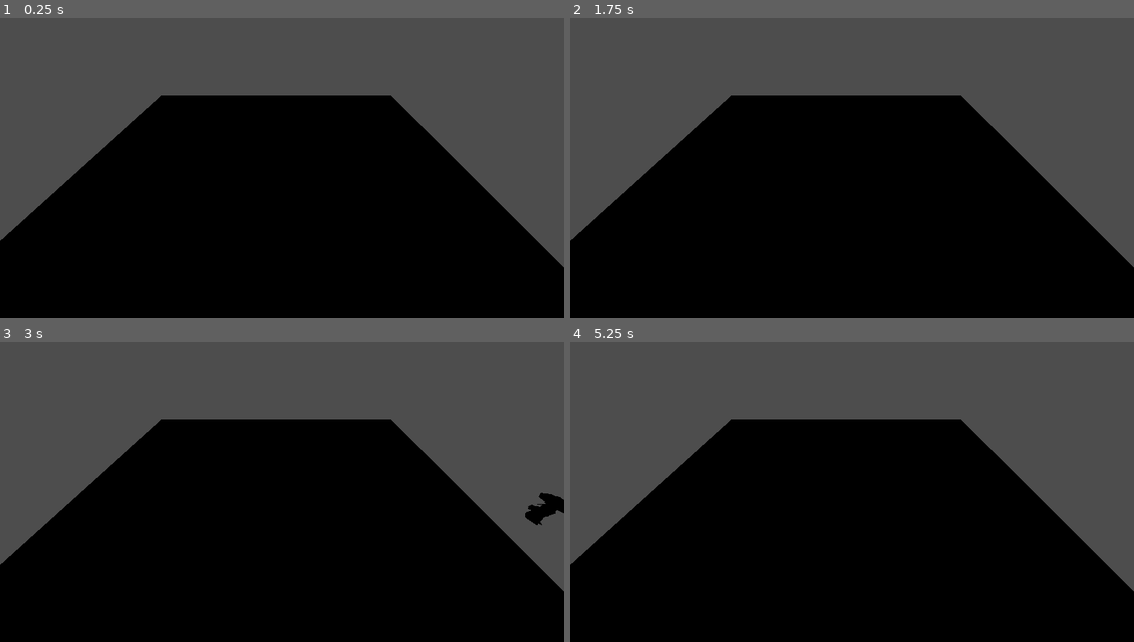
Above: before the commit, frames 1-4 (two rows, left to right).
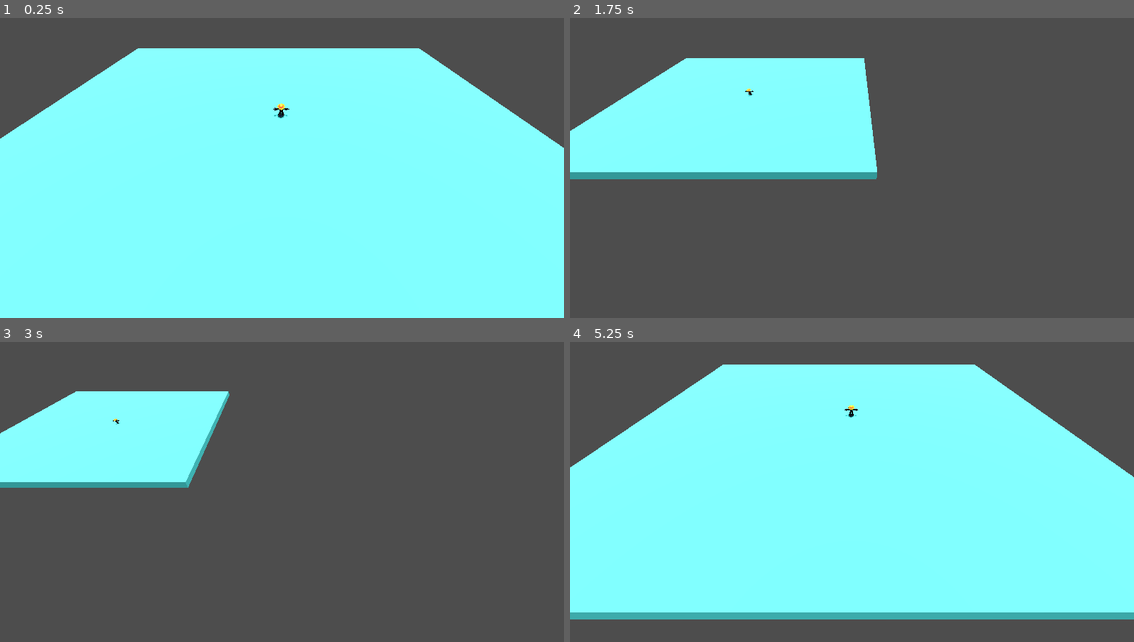
Above: after the commit, the same moments.

Repository: LADsy8/Super_Duper_Faction_Mini
Game: Godot game, scene res://game.tscn
Same seed, same stepped clock (60 frames per second), same inputs: the game is played once before the commit and once after it.
Inputs (mouse positions are in pixels of both pictures, inside the frame that each line leads up to):
- Up to frame 1 (0.25 s): no input
- Up to frame 2 (1.75 s): tap Enter at 0.5 s; move the mouse to (976, 144) at 0.52 s; hold Right (ui_right) 0.53-1.28 s; tap Mouse wheel up (camera_zoom_in, bound only after the commit) at 0.6, 1.55 s; click (976, 144) at 0.67 s; tap Mouse wheel down (camera_zoom_out, bound only after the com… at 0.8, 1.35 s; move the mouse to (739, 177) at 1.27 s; hold Down (ui_down) from 1.28 s (still down); click (739, 177) at 1.42 s
- Up to frame 3 (3 s): move the mouse to (338, 414) at 2.02 s; release Down (ui_down) at 2.03 s; hold Right (ui_right) 2.03-2.78 s; tap Mouse wheel up (camera_zoom_in, bound only after the commit) at 2.1 s; click (338, 414) at 2.17 s; tap Mouse wheel down (camera_zoom_out, bound only after the com… at 2.3, 2.85 s; move the mouse to (253, 546) at 2.77 s; hold Up (ui_up) from 2.78 s (still down); click (253, 546) at 2.92 s
- Up to frame 4 (5.25 s): tap Mouse wheel up (camera_zoom_in, bound only after the commit) at 3.05, 3.6, 4.55, 5.1 s; move the mouse to (1021, 531) at 3.52 s; release Up (ui_up) at 3.53 s; hold Left (ui_left) 3.53-5.03 s; click (1021, 531) at 3.67 s; tap Mouse wheel down (camera_zoom_out, bound only after the com… at 3.8, 4.35 s; move the mouse to (682, 435) at 4.27 s; click (682, 435) at 4.42 s; move the mouse to (880, 483) at 5.02 s; hold Down (ui_down) from 5.03 s (still down); click (880, 483) at 5.17 s

The runs differ from the first frame. In frame 1, 82% of the frame differs, in the area x 0-100%, y 10-100%; in frame 2, 68%; in frame 3, 67%; in frame 4, 83%, in the area x 0-100%, y 7-100%.

Commit message:
0.0.0.3 Camera Ajout
-Ajout d'une camera q'on peux controler avec les fleche du clavier

Diff:
--- /dev/null
+++ b/Scene_Outils/isometric_camera.gd
@@ -0,0 +1,58 @@
+extends Node3D
+
+#camera_move
+@export_range(0,100,1) var vitesse_camera:float = 20.0
+
+#camera_zoom
+var camera_zoom_direction:float = 0
+@export_range(0,100,1) var camera_zoom_speed = 40.0
+@export_range(0,100,1) var camera_zoom_min = 10.0
+@export_range(0,100,1) var camera_zoom_max = 25.0
+@export_range(0,2,1) var camera_zoom_speed_damp:float = 0.92
+
+#Flags
+var camera_peut_process:bool = true;
+var camera_peut_bouge_base:bool = true;
+var camera_peut_zoom:bool = true;
+
+#Node
+@onready var camera_Socket:Node3D = $SocketDeCamera
+@onready var camera:Node3D = $SocketDeCamera/Camera3D
+
+
+func _ready() -> void:
+	pass
+
+func _process(delta:float) -> void:
+	if !camera_peut_process:return;
+
+	camera_fais_bouge_base(delta);
+	camera_zoom_update(delta);
+
+func _unhandled_input(event:InputEvent) -> void:
+	#Camera zoom
+
+	if event.is_action("camera_zoom_in"):
+		camera_zoom_direction = -1
+	elif event.is_action("camera_zoom_out"):
+		camera_zoom_direction = 1
+
+
+	#Bouge la base de la camera avec les flèche
+func camera_fais_bouge_base(delta:float) -> void:
+	if !camera_peut_bouge_base:return
+	var velocity_direction:Vector3 = Vector3.ZERO
+
+	if Input.is_action_pressed("camera_Avant"):		velocity_direction -= transform.basis.z
+	if Input.is_action_pressed("camera_Arrière"):	 velocity_direction += transform.basis.z
+	if Input.is_action_pressed("camera_Gauche"):	 velocity_direction -= transform.basis.x
+	if Input.is_action_pressed("camera_Droite"):	 velocity_direction += transform.basis.x
+
+	position += velocity_direction.normalized() * delta * vitesse_camera;
+
+func camera_zoom_update(delta:float) -> void:
+	if !camera_peut_zoom:return
+
+	var new_zoom:float = clamp(camera.position.z + camera_zoom_speed * camera_zoom_direction * delta, camera_zoom_min, camera_zoom_max)
+	camera.position.z = new_zoom
+	camera_zoom_direction *= camera_zoom_speed_damp
--- a/Scene_Outils/isometric_camera.tscn
+++ b/Scene_Outils/isometric_camera.tscn
@@ -1,6 +1,12 @@
-[gd_scene format=3 uid="uid://bnlsj3gw5bmq6"]
+[gd_scene load_steps=2 format=3 uid="uid://bnlsj3gw5bmq6"]
 
-[node name="Isometric_Camera" type="Node3D"]
+[ext_resource type="Script" path="res://Scene_Outils/isometric_camera.gd" id="1_sgadi"]
 
-[node name="Camera3D" type="Camera3D" parent="."]
-transform = Transform3D(1, 0, 0, 0, 0.906308, 0.422618, 0, -0.422618, 0.906308, 0, 0, 0)
+[node name="BaseDeCamera" type="Node3D"]
+script = ExtResource("1_sgadi")
+
+[node name="SocketDeCamera" type="Node3D" parent="."]
+transform = Transform3D(1, 0, 0, 0, 0.707107, 0.707107, 0, -0.707107, 0.707107, 0, 2.26454, 0)
+
+[node name="Camera3D" type="Camera3D" parent="SocketDeCamera"]
+transform = Transform3D(1, 0, 0, 0, 1, 0, 0, 0, 1, 0, 0, 0)
--- a/Scene_Personnage/Wizard_Gars.gd
+++ b/Scene_Personnage/Wizard_Gars.gd
@@ -7,20 +7,20 @@
 var gravity = ProjectSettings.get_setting("physics/3d/default_gravity")
 
 
-func _physics_process(delta):
+#func _physics_process() -> void:
 
-	# Get the input direction and handle the movement/deceleration.
-	# As good practice, you should replace UI actions with custom gameplay actions.
-	var input_dir = Input.get_vector("ui_left", "ui_right", "ui_up", "ui_down")
-	var direction = (transform.basis * Vector3(input_dir.x, 0, input_dir.y)).normalized()
-	if direction:
-		velocity.x = direction.x * SPEED
-		velocity.z = direction.z * SPEED
-	else:
-		velocity.x = move_toward(velocity.x, 0, SPEED)
-		velocity.z = move_toward(velocity.z, 0, SPEED)
-
-	move_and_slide()
+#	# Get the input direction and handle the movement/deceleration.
+#	# As good practice, you should replace UI actions with custom gameplay actions.
+#	var input_dir = Input.get_vector("ui_left", "ui_right", "ui_up", "ui_down")
+#	var direction = (transform.basis * Vector3(input_dir.x, 0, input_dir.y)).normalized()
+#	if direction:
+#		velocity.x = direction.x * SPEED
+#		velocity.z = direction.z * SPEED
+#	else:
+#		velocity.x = move_toward(velocity.x, 0, SPEED)
+#		velocity.z = move_toward(velocity.z, 0, SPEED)
+#
+#	move_and_slide()
 
 
 func _on_input_event(camera, event, position, normal, shape_idx):
--- a/game.tscn
+++ b/game.tscn
@@ -1,20 +1,34 @@
-[gd_scene load_steps=7 format=3 uid="uid://bpt3t27bygcjo"]
+[gd_scene load_steps=9 format=3 uid="uid://bpt3t27bygcjo"]
 
 [ext_resource type="PackedScene" uid="uid://bfcskv06l5knu" path="res://Scene_Personnage/Wizard_Gars.tscn" id="1_up4ju"]
 [ext_resource type="PackedScene" uid="uid://bnlsj3gw5bmq6" path="res://Scene_Outils/isometric_camera.tscn" id="2_66frt"]
 [ext_resource type="Script" path="res://Scene_Personnage/Wizard_Gars.gd" id="2_ho1tn"]
 
+[sub_resource type="Environment" id="Environment_nrd6v"]
+ambient_light_color = Color(0.643137, 0.529412, 0.254902, 1)
+
+[sub_resource type="CameraAttributesPractical" id="CameraAttributesPractical_peyti"]
+
 [sub_resource type="BoxShape3D" id="BoxShape3D_76lsa"]
-size = Vector3(15.0192, 1, 11.5905)
+size = Vector3(15.0192, 1, 12)
 
 [sub_resource type="BoxMesh" id="BoxMesh_vnieo"]
 
 [sub_resource type="StandardMaterial3D" id="StandardMaterial3D_36omo"]
 albedo_color = Color(0.392157, 1, 1, 1)
 
-[node name="Node3D" type="Node3D"]
+[node name="World" type="Node3D"]
+
+[node name="DirectionalLight3D" type="DirectionalLight3D" parent="."]
+transform = Transform3D(0.997932, -0.00635738, 0.0639575, -0.0636922, 0.0356199, 0.997334, -0.00861859, -0.999345, 0.0351413, 0, 22.2756, 0)
+shadow_enabled = true
+
+[node name="WorldEnvironment" type="WorldEnvironment" parent="."]
+environment = SubResource("Environment_nrd6v")
+camera_attributes = SubResource("CameraAttributesPractical_peyti")
 
 [node name="Wizard" parent="." instance=ExtResource("1_up4ju")]
+transform = Transform3D(1, 0, 0, 0, 1, 0, 0, 0, 1, -0.0633183, -0.573488, -0.0308819)
 script = ExtResource("2_ho1tn")
 
 [node name="Area3D" type="Area3D" parent="."]
@@ -24,12 +38,12 @@
 shape = SubResource("BoxShape3D_76lsa")
 
 [node name="MeshInstance3D" type="MeshInstance3D" parent="Area3D/CollisionShape3D"]
-transform = Transform3D(14.8884, 0, 0, 0, 1.02773, 0, 0, 0, 12.2744, -0.0510535, 0, -0.325403)
+transform = Transform3D(35.7322, 0, 0, 0, 1.02773, 0, 0, 0, 30.686, -0.0510535, 0, -0.325403)
 mesh = SubResource("BoxMesh_vnieo")
 skeleton = NodePath("../..")
 surface_material_override/0 = SubResource("StandardMaterial3D_36omo")
 
 [node name="Isometric_Camera" parent="." instance=ExtResource("2_66frt")]
-transform = Transform3D(1, 0, 0, 0, 0.965926, 0.258819, 0, -0.258819, 0.965926, 0.31978, 5.91866, 6.45266)
+transform = Transform3D(1, 0, 0, 0, 1, 0, 0, 0, 1, 0.384436, -0.314979, 5.74234)
 
 [connection signal="input_event" from="Wizard" to="Wizard" method="_on_input_event"]
--- a/project.godot
+++ b/project.godot
@@ -14,3 +14,36 @@
 run/main_scene="res://game.tscn"
 config/features=PackedStringArray("4.1", "Forward Plus")
 config/icon="res://icon.svg"
+
+[input]
+
+camera_Avant={
+"deadzone": 0.5,
+"events": [Object(InputEventKey,"resource_local_to_scene":false,"resource_name":"","device":0,"window_id":0,"alt_pressed":false,"shift_pressed":false,"ctrl_pressed":false,"meta_pressed":false,"pressed":false,"keycode":0,"physical_keycode":4194320,"key_label":0,"unicode":0,"echo":false,"script":null)
+]
+}
+"camera_Arrière"={
+"deadzone": 0.5,
+"events": [Object(InputEventKey,"resource_local_to_scene":false,"resource_name":"","device":0,"window_id":0,"alt_pressed":false,"shift_pressed":false,"ctrl_pressed":false,"meta_pressed":false,"pressed":false,"keycode":0,"physical_keycode":4194322,"key_label":0,"unicode":0,"echo":false,"script":null)
+]
+}
+camera_Gauche={
+"deadzone": 0.5,
+"events": [Object(InputEventKey,"resource_local_to_scene":false,"resource_name":"","device":0,"window_id":0,"alt_pressed":false,"shift_pressed":false,"ctrl_pressed":false,"meta_pressed":false,"pressed":false,"keycode":0,"physical_keycode":4194319,"key_label":0,"unicode":0,"echo":false,"script":null)
+]
+}
+camera_Droite={
+"deadzone": 0.5,
+"events": [Object(InputEventKey,"resource_local_to_scene":false,"resource_name":"","device":0,"window_id":0,"alt_pressed":false,"shift_pressed":false,"ctrl_pressed":false,"meta_pressed":false,"pressed":false,"keycode":0,"physical_keycode":4194321,"key_label":0,"unicode":0,"echo":false,"script":null)
+]
+}
+camera_zoom_in={
+"deadzone": 0.5,
+"events": [Object(InputEventMouseButton,"resource_local_to_scene":false,"resource_name":"","device":-1,"window_id":0,"alt_pressed":false,"shift_pressed":false,"ctrl_pressed":false,"meta_pressed":false,"button_mask":0,"position":Vector2(0, 0),"global_position":Vector2(0, 0),"factor":1.0,"button_index":4,"canceled":false,"pressed":false,"double_click":false,"script":null)
+]
+}
+camera_zoom_out={
+"deadzone": 0.5,
+"events": [Object(InputEventMouseButton,"resource_local_to_scene":false,"resource_name":"","device":-1,"window_id":0,"alt_pressed":false,"shift_pressed":false,"ctrl_pressed":false,"meta_pressed":false,"button_mask":0,"position":Vector2(0, 0),"global_position":Vector2(0, 0),"factor":1.0,"button_index":5,"canceled":false,"pressed":false,"double_click":false,"script":null)
+]
+}
